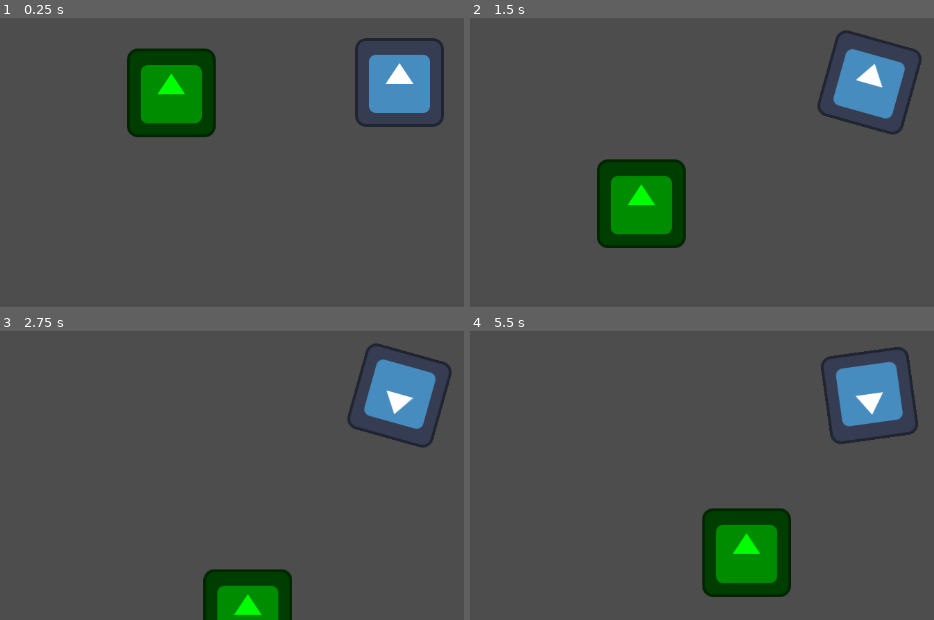
Above: before the commit, frames 1-4 (two rows, left to right).
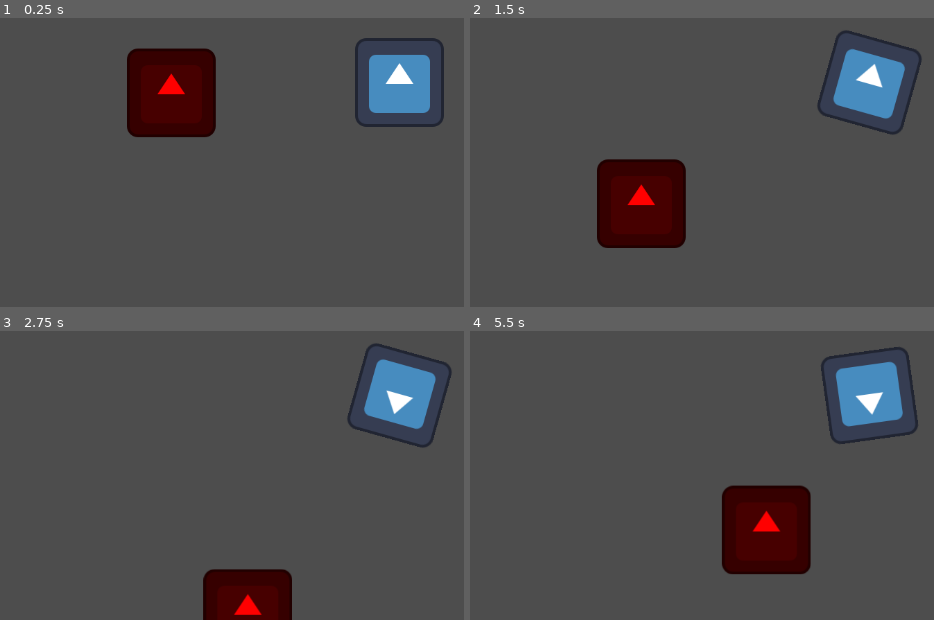
Above: after the commit, the same moments.

Repository: Do-Good-Games/MaskGameTest
Game: Godot game, scene res://Levels/ryanLevel.tscn
Two runs of this game, one before a commit and one after it. Both use one fixed random seed, a clock stepped at 60 frames per second and the inputs below. This scene is started directly instead of the project's main scene. The engine's default icon, where the game draws it, is replaced by a stand-in: a white triangle on a blue panel in a dark square.
Inputs (mouse positions are in pixels of both pictures, inside the frame that each line leads up to):
- Up to frame 1 (0.25 s): no input
- Up to frame 2 (1.5 s): tap Enter at 0.5 s; move the mouse to (827, 171) at 0.52 s; press the mouse at (827, 171) at 0.53 s; hold W (up) from 0.53 s (still down); move the mouse to (outside the picture) at 1.27 s; release the mouse at (outside the picture) at 1.28 s; click (outside the picture) at 1.35 s
- Up to frame 3 (2.75 s): move the mouse to (outside the picture) at 2.02 s; release W (up) at 2.03 s; press the mouse at (outside the picture) at 2.03 s; hold A (left) from 2.03 s (still down)
- Up to frame 4 (5.5 s): move the mouse to (910, 394) at 2.77 s; release the mouse at (910, 394) at 2.78 s; click (910, 394) at 2.85 s; move the mouse to (outside the picture) at 3.52 s; release A (left) at 3.53 s; press the mouse at (outside the picture) at 3.53 s; hold S (down) 3.53-4.28 s; tap 1 (inventory_slot_1, bound only after the commit) at 4.15 s; move the mouse to (outside the picture) at 4.27 s; release the mouse at (outside the picture) at 4.28 s; hold D (right) 4.28-5.03 s; click (outside the picture) at 4.35 s; tap 2 (inventory_slot_2, bound only after the commit) at 4.9 s; move the mouse to (711, 417) at 5.02 s; press the mouse at (711, 417) at 5.03 s; hold W (up) from 5.03 s (still down)

The runs differ from the first frame. In frame 1, 5.8% of the frame differs, in the area x 27-47%, y 10-42%; in frame 2, 5.8%; in frame 3, 3.3%; in frame 4, 8.3%, in the area x 50-74%, y 53-93%.

Commit message:
some infrastructure for inventory controls

Diff:
--- a/Character/BobbyCharacter.gd
+++ b/Character/BobbyCharacter.gd
@@ -19,10 +19,10 @@
 		input.y += 1
 	if Input.is_action_pressed('up'):
 		input.y -= 1
-	if Input.is_action_pressed("click"):
+	if Input.is_action_pressed("right_click"):
 		throwSpeed += 1
 
-	if Input.is_action_just_released("click"):
+	if Input.is_action_just_released("right_click"):
 		if(throwSpeed > 75):
 			throwSpeed = 75
 
--- a/Objects/bobby_collectable.gd
+++ b/Objects/bobby_collectable.gd
@@ -12,14 +12,14 @@
 signal collected
 
 func _process(delta: float) -> void:
-	if Input.is_action_pressed("click"):
+	if Input.is_action_pressed("left_click"):
 		if(inGravity):
 			activate_gravity(delta)
 		if(inGrab):
 			activate_grab()
 			#self.queue_free()
 
-	if Input.is_action_just_released("click"):
+	if Input.is_action_just_released("left_click"):
 		goingToPlayer = false
 
 func deactivate():
--- a/game_manager.gd
+++ b/game_manager.gd
@@ -3,9 +3,28 @@
 var playery
 
 enum lamp_color_enum{
-	RED, GREEN, BLUE
+	NONE, RED, GREEN, BLUE
 }
+
+
 var collected_lamps: Dictionary[lamp_color_enum, bool]
+
+func get_input():
+	#
+	#if Input.is_action_pressed('inventory_slot_1'):
+		#print("inventory 1")
+	#if Input.is_action_pressed('inventory_slot_2'):
+		#input.x -= 1
+	#if Input.is_action_pressed('inventory_slot_3'):
+		#input.y += 1
+	#if Input.is_action_pressed('inventory_slot_4'):
+		#input.y -= 1
+	#if Input.is_action_pressed("right_click"):
+		#throwSpeed += 1
+	#if Input.is_action_pressed("right_click"):
+		#throwSpeed += 1
+		#
+	pass
 
 func collect_lamp(color: lamp_color_enum):
 	if collected_lamps.has(color):
--- a/project.godot
+++ b/project.godot
@@ -62,6 +62,36 @@
 "events": [Object(InputEventMouseButton,"resource_local_to_scene":false,"resource_name":"","device":-1,"window_id":0,"a …(253 unchanged characters)…
 ]
 }
+inventory_slot_1={
+"deadzone": 0.2,
+"events": [Object(InputEventKey,"resource_local_to_scene":false,"resource_name":"","device":-1,"window_id":0,"alt_pressed":false,"shift_pressed":false,"ctrl_pressed":false,"meta_pressed":false,"pressed":false,"keycode":0,"physical_keycode":49,"key_label":0,"unicode":49,"location":0,"echo":false,"script":null)
+]
+}
+inventory_slot_2={
+"deadzone": 0.2,
+"events": [Object(InputEventKey,"resource_local_to_scene":false,"resource_name":"","device":-1,"window_id":0,"alt_pressed":false,"shift_pressed":false,"ctrl_pressed":false,"meta_pressed":false,"pressed":false,"keycode":0,"physical_keycode":50,"key_label":0,"unicode":50,"location":0,"echo":false,"script":null)
+]
+}
+inventory_slot_3={
+"deadzone": 0.2,
+"events": [Object(InputEventKey,"resource_local_to_scene":false,"resource_name":"","device":-1,"window_id":0,"alt_pressed":false,"shift_pressed":false,"ctrl_pressed":false,"meta_pressed":false,"pressed":false,"keycode":0,"physical_keycode":51,"key_label":0,"unicode":51,"location":0,"echo":false,"script":null)
+]
+}
+inventory_slot_4={
+"deadzone": 0.2,
+"events": [Object(InputEventKey,"resource_local_to_scene":false,"resource_name":"","device":-1,"window_id":0,"alt_pressed":false,"shift_pressed":false,"ctrl_pressed":false,"meta_pressed":false,"pressed":false,"keycode":0,"physical_keycode":52,"key_label":0,"unicode":52,"location":0,"echo":false,"script":null)
+]
+}
+inventory_left={
+"deadzone": 0.2,
+"events": [Object(InputEventKey,"resource_local_to_scene":false,"resource_name":"","device":-1,"window_id":0,"alt_pressed":false,"shift_pressed":false,"ctrl_pressed":false,"meta_pressed":false,"pressed":false,"keycode":0,"physical_keycode":81,"key_label":0,"unicode":113,"location":0,"echo":false,"script":null)
+]
+}
+inventory_right={
+"deadzone": 0.2,
+"events": [Object(InputEventKey,"resource_local_to_scene":false,"resource_name":"","device":-1,"window_id":0,"alt_pressed":false,"shift_pressed":false,"ctrl_pressed":false,"meta_pressed":false,"pressed":false,"keycode":0,"physical_keycode":69,"key_label":0,"unicode":101,"location":0,"echo":false,"script":null)
+]
+}
 
 [physics]
 
